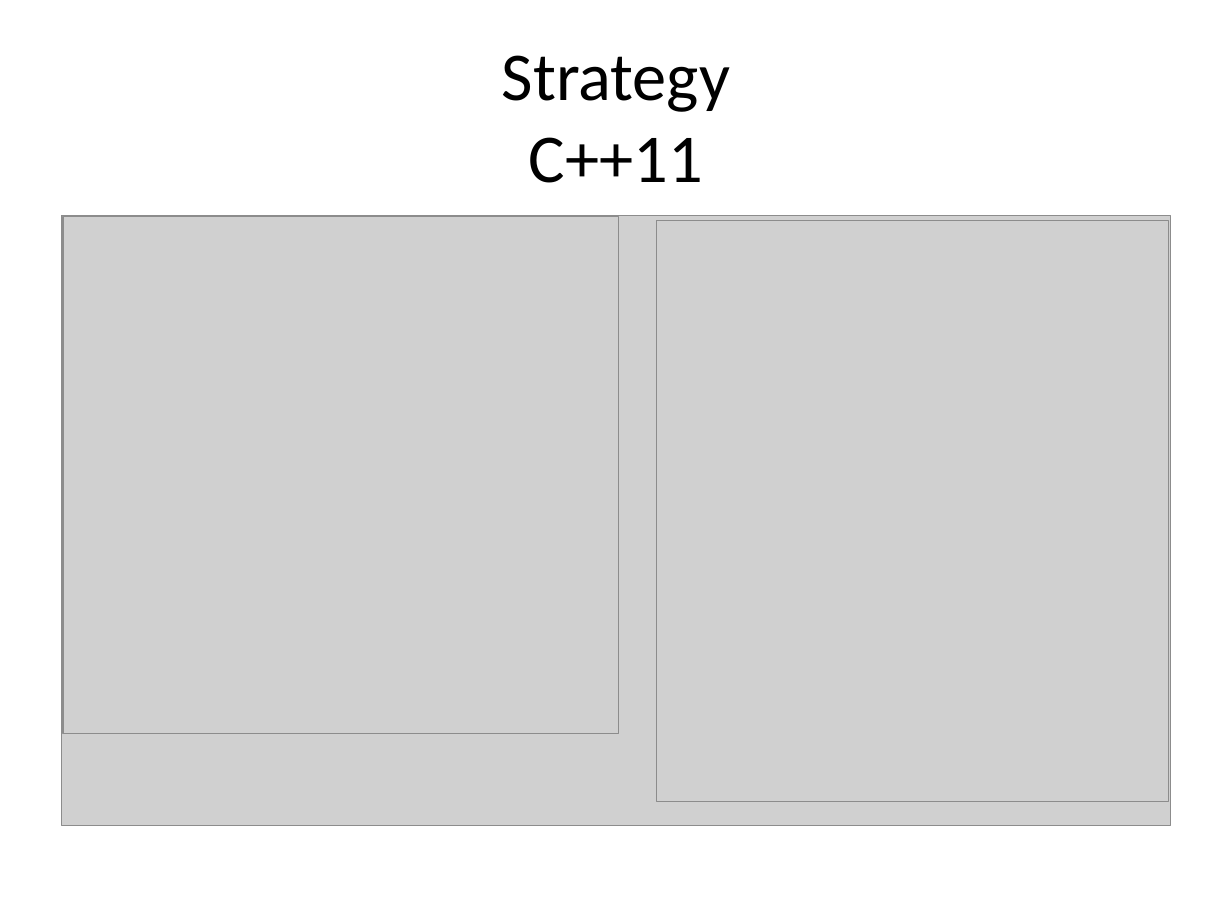
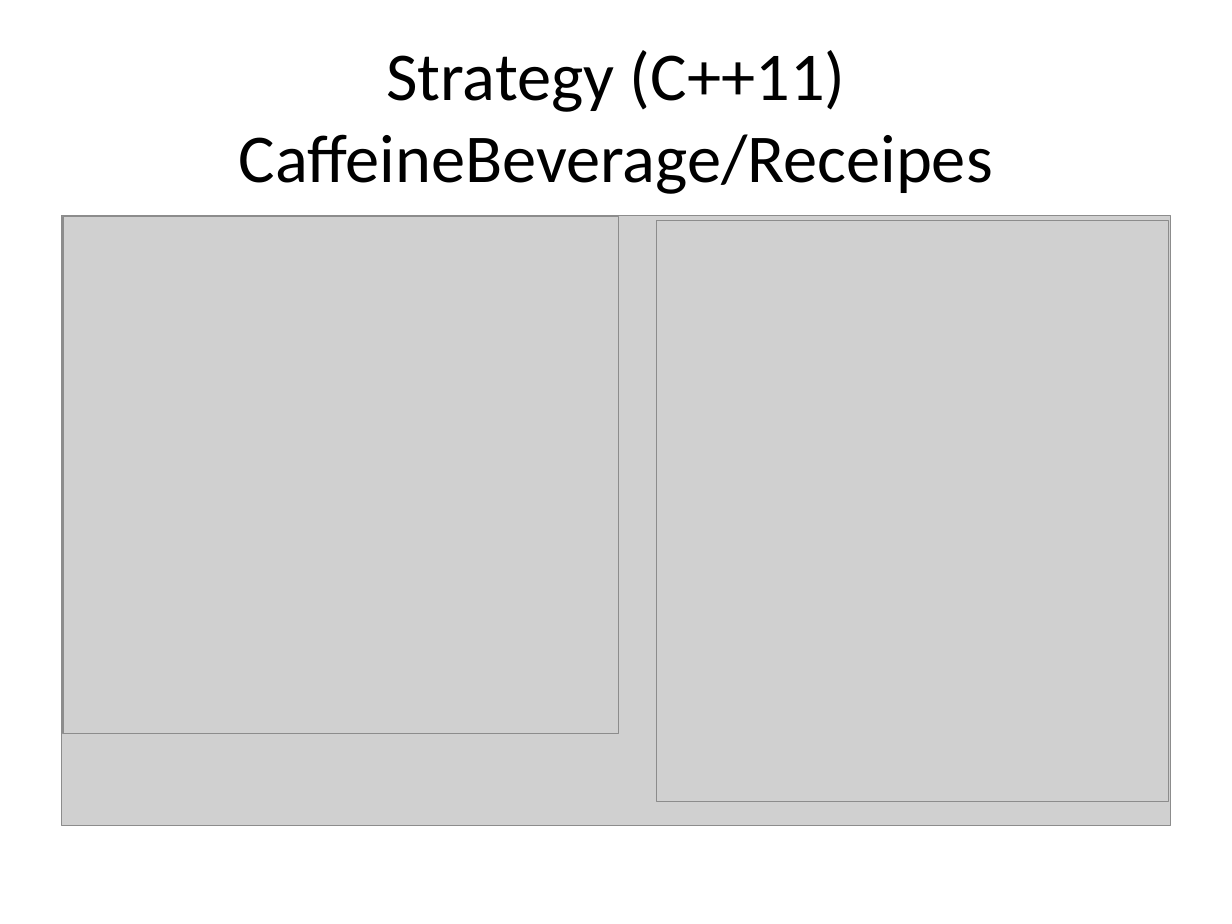
Before and after one commit to kamyu104/GofPatterns, a slide deck: slide 12 of Effective patterns.ppt. Drawn at 1232x924 pixels with LibreOffice and Linux fonts; fonts in the diff are those of the drawing; grey boxes stand for pictures. Boxes give left, top, right and bottom in pixels: in the first picture for what was removed or moved away, otherwise in the second. Text is boxed around its words. In the diff, an @@ line names an element or a change of style, - is before the commit and + after.

Commit message:
changed organization of slide titles

```diff
--- a/Effective patterns.ppt
+++ b/Effective patterns.ppt
@@ title at bbox=[239, 50, 993, 194]: text changed @@
-Strategy
-C++11
+Strategy (C++11)
+CaffeineBeverage/Receipes
```
Also in this commit, not shown: 26 other slides changed, 10 slides added, 6 slides removed, 1 other file.
